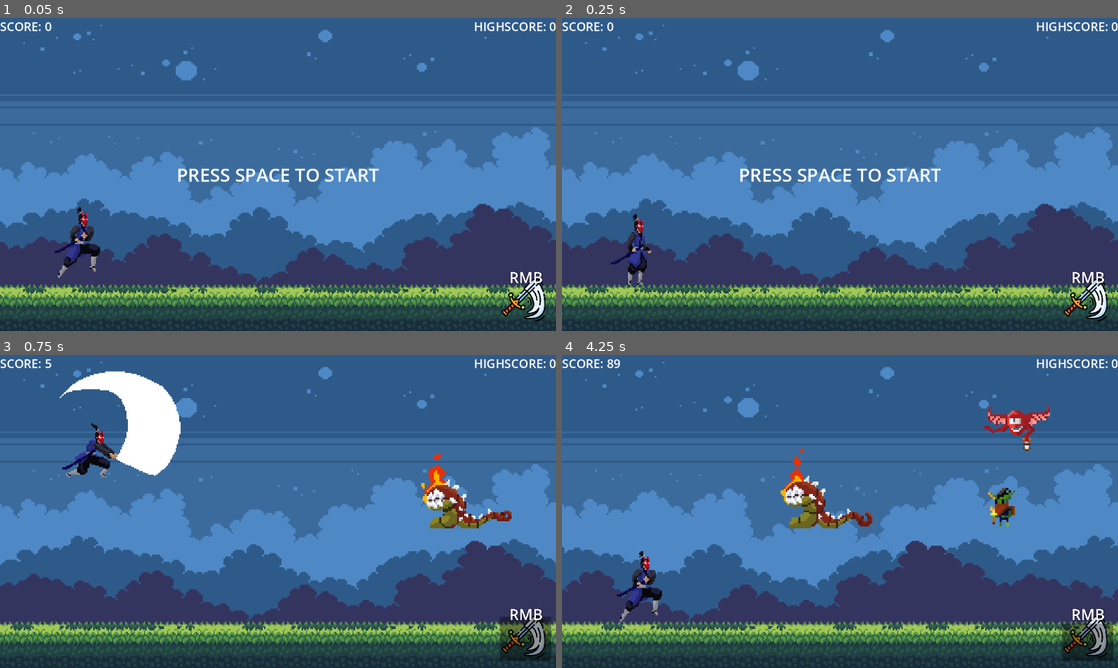
Above: before the commit, frames 1-4 (two rows, left to right).
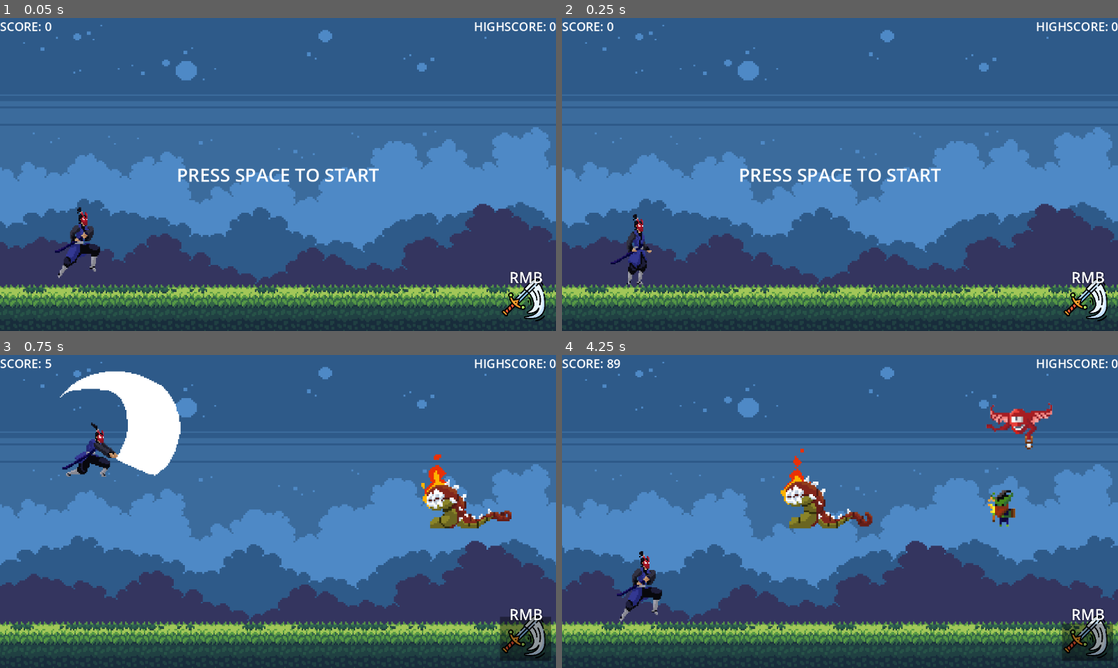
Above: after the commit, the same moments.

Repository: Raphaeldk4/godot-ninjarun
Game: Godot game, scene res://scenes/main.tscn
Two runs of this game, one before a commit and one after it. Both use one fixed random seed, a clock stepped at 60 frames per second and the inputs below.
Inputs (mouse positions are in pixels of both pictures, inside the frame that each line leads up to):
- Up to frame 1 (0.05 s): no input
- Up to frame 2 (0.25 s): no input
- Up to frame 3 (0.75 s): tap Space at 0.5 s; move the mouse to (400, 495) at 0.52 s; press the mouse at (400, 495) at 0.53 s
- Up to frame 4 (4.25 s): tap Enter (ui_accept) at 0.77, 1.52, 3.02, 3.77 s; move the mouse to (728, 527) at 1.27 s; release the mouse at (728, 527) at 1.28 s; click (728, 527) at 1.35 s; move the mouse to (895, 442) at 2.02 s; press the mouse at (895, 442) at 2.03 s; move the mouse to (812, 574) at 2.77 s; release the mouse at (812, 574) at 2.78 s; click (812, 574) at 2.85 s; move the mouse to (1006, 558) at 3.52 s; press the mouse at (1006, 558) at 3.53 s

Frame 1 is identical in both runs. In frame 2, less than 0.1% of the frame differs, in the area x 8-17%, y 62-86%; in frame 3, 0.2%; in frame 4, 1.0%, in the area x 9-89%, y 15-86%.

Commit message:
added death animation to eye and sound improvement

Diff:
--- a/scenes/eyeEnemie.tscn
+++ b/scenes/eyeEnemie.tscn
@@ -1,26 +1,100 @@
-[gd_scene load_steps=11 format=3 uid="uid://bgqgliq5mxrc2"]
-
-[ext_resource type="Texture2D" uid="uid://cu76ergblld4q" path="res://sprites/enemies/eye.png" id="1_5t5md"]
+[gd_scene load_steps=23 format=3 uid="uid://bgqgliq5mxrc2"]
+
 [ext_resource type="Script" path="res://scenes/eyeEnemie.gd" id="1_ytmxp"]
+[ext_resource type="Texture2D" uid="uid://btpsbsvnwg0iy" path="res://sprites/enemies/eye/eyeDeath.PNG" id="2_yihhp"]
+[ext_resource type="Texture2D" uid="uid://cu76ergblld4q" path="res://sprites/enemies/eye/eye.png" id="3_byhep"]
+
+[sub_resource type="AtlasTexture" id="AtlasTexture_4qwd0"]
+atlas = ExtResource("2_yihhp")
+region = Rect2(0, 0, 320, 320)
+
+[sub_resource type="AtlasTexture" id="AtlasTexture_nx22y"]
+atlas = ExtResource("2_yihhp")
+region = Rect2(320, 0, 320, 320)
+
+[sub_resource type="AtlasTexture" id="AtlasTexture_ru0mk"]
+atlas = ExtResource("2_yihhp")
+region = Rect2(640, 0, 320, 320)
+
+[sub_resource type="AtlasTexture" id="AtlasTexture_xweed"]
+atlas = ExtResource("2_yihhp")
+region = Rect2(960, 0, 320, 320)
+
+[sub_resource type="AtlasTexture" id="AtlasTexture_qu337"]
+atlas = ExtResource("3_byhep")
+region = Rect2(0, 0, 320, 320)
+
+[sub_resource type="AtlasTexture" id="AtlasTexture_bmahh"]
+atlas = ExtResource("3_byhep")
+region = Rect2(320, 0, 320, 320)
+
+[sub_resource type="AtlasTexture" id="AtlasTexture_g30x4"]
+atlas = ExtResource("3_byhep")
+region = Rect2(640, 0, 320, 320)
+
+[sub_resource type="AtlasTexture" id="AtlasTexture_vf2u2"]
+atlas = ExtResource("3_byhep")
+region = Rect2(960, 0, 320, 320)
 
 [sub_resource type="AtlasTexture" id="AtlasTexture_7qmv4"]
-atlas = ExtResource("1_5t5md")
+atlas = ExtResource("3_byhep")
 region = Rect2(0, 0, 320, 320)
 
 [sub_resource type="AtlasTexture" id="AtlasTexture_fw3rc"]
-atlas = ExtResource("1_5t5md")
+atlas = ExtResource("3_byhep")
 region = Rect2(320, 0, 320, 320)
 
 [sub_resource type="AtlasTexture" id="AtlasTexture_nnv5k"]
-atlas = ExtResource("1_5t5md")
+atlas = ExtResource("3_byhep")
 region = Rect2(640, 0, 320, 320)
 
 [sub_resource type="AtlasTexture" id="AtlasTexture_p15cs"]
-atlas = ExtResource("1_5t5md")
+atlas = ExtResource("3_byhep")
 region = Rect2(960, 0, 320, 320)
 
 [sub_resource type="SpriteFrames" id="SpriteFrames_yhhk7"]
 animations = [{
+"frames": [{
+"duration": 1.0,
+"texture": SubResource("AtlasTexture_4qwd0")
+}, {
+"duration": 1.0,
+"texture": SubResource("AtlasTexture_nx22y")
+}, {
+"duration": 1.0,
+"texture": SubResource("AtlasTexture_ru0mk")
+}, {
+"duration": 1.0,
+"texture": SubResource("AtlasTexture_xweed")
+}, {
+"duration": 1.0,
+"texture": SubResource("AtlasTexture_qu337")
+}, {
+"duration": 1.0,
+"texture": SubResource("AtlasTexture_bmahh")
+}, {
+"duration": 1.0,
+"texture": SubResource("AtlasTexture_g30x4")
+}, {
+"duration": 1.0,
+"texture": SubResource("AtlasTexture_vf2u2")
+}, {
+"duration": 1.0,
+"texture": SubResource("AtlasTexture_qu337")
+}, {
+"duration": 1.0,
+"texture": SubResource("AtlasTexture_bmahh")
+}, {
+"duration": 1.0,
+"texture": SubResource("AtlasTexture_g30x4")
+}, {
+"duration": 1.0,
+"texture": SubResource("AtlasTexture_vf2u2")
+}],
+"loop": true,
+"name": &"death",
+"speed": 5.0
+}, {
 "frames": [{
 "duration": 1.0,
 "texture": SubResource("AtlasTexture_7qmv4")
@@ -48,15 +122,75 @@
 [sub_resource type="RectangleShape2D" id="RectangleShape2D_80pqo"]
 size = Vector2(51, 52)
 
+[sub_resource type="Animation" id="Animation_17pkk"]
+resource_name = "death"
+length = 3.0
+tracks/0/type = "value"
+tracks/0/imported = false
+tracks/0/enabled = true
+tracks/0/path = NodePath("AnimatedSprite2D:position")
+tracks/0/interp = 1
+tracks/0/loop_wrap = true
+tracks/0/keys = {
+"times": PackedFloat32Array(0, 1),
+"transitions": PackedFloat32Array(1, 1),
+"update": 0,
+"values": [Vector2(73.405, -68.43), Vector2(-129, 422)]
+}
+tracks/1/type = "value"
+tracks/1/imported = false
+tracks/1/enabled = true
+tracks/1/path = NodePath("AnimatedSprite2D:rotation")
+tracks/1/interp = 1
+tracks/1/loop_wrap = true
+tracks/1/keys = {
+"times": PackedFloat32Array(0, 1),
+"transitions": PackedFloat32Array(1, 1),
+"update": 0,
+"values": [0.0, 17.4533]
+}
+
+[sub_resource type="Animation" id="Animation_k0acg"]
+length = 0.001
+tracks/0/type = "value"
+tracks/0/imported = false
+tracks/0/enabled = true
+tracks/0/path = NodePath("AnimatedSprite2D:rotation")
+tracks/0/interp = 1
+tracks/0/loop_wrap = true
+tracks/0/keys = {
+"times": PackedFloat32Array(0),
+"transitions": PackedFloat32Array(1),
+"update": 0,
+"values": [0.0]
+}
+tracks/1/type = "value"
+tracks/1/imported = false
+tracks/1/enabled = true
+tracks/1/path = NodePath("AnimatedSprite2D:position")
+tracks/1/interp = 1
+tracks/1/loop_wrap = true
+tracks/1/keys = {
+"times": PackedFloat32Array(0),
+"transitions": PackedFloat32Array(1),
+"update": 0,
+"values": [Vector2(73.405, -68.43)]
+}
+
+[sub_resource type="AnimationLibrary" id="AnimationLibrary_jklju"]
+_data = {
+"RESET": SubResource("Animation_k0acg"),
+"death": SubResource("Animation_17pkk")
+}
+
 [node name="eye" type="Area2D"]
 script = ExtResource("1_ytmxp")
 
 [node name="AnimatedSprite2D" type="AnimatedSprite2D" parent="."]
-position = Vector2(69, -65)
+position = Vector2(73.405, -68.43)
 sprite_frames = SubResource("SpriteFrames_yhhk7")
-animation = &"idle"
+animation = &"death"
 autoplay = "idle"
-frame_progress = 0.302754
 
 [node name="CollisionShape2D" type="CollisionShape2D" parent="."]
 position = Vector2(69, -65)
@@ -69,3 +203,8 @@
 [node name="CollisionShape2D3" type="CollisionShape2D" parent="."]
 position = Vector2(112.5, -66)
 shape = SubResource("RectangleShape2D_80pqo")
+
+[node name="AnimationPlayer" type="AnimationPlayer" parent="."]
+libraries = {
+"": SubResource("AnimationLibrary_jklju")
+}
--- a/scenes/goblinEnemie.tscn
+++ b/scenes/goblinEnemie.tscn
@@ -1,7 +1,8 @@
-[gd_scene load_steps=14 format=3 uid="uid://bes4b37au02vw"]
+[gd_scene load_steps=15 format=3 uid="uid://bes4b37au02vw"]
 
 [ext_resource type="Texture2D" uid="uid://bo6plwgns5v2o" path="res://sprites/enemies/goblin/death.png" id="1_0jqdv"]
 [ext_resource type="Texture2D" uid="uid://coqu0ms3tve5s" path="res://sprites/enemies/goblin/idle.png" id="2_pnu3m"]
+[ext_resource type="AudioStream" uid="uid://doaw0oldfapl2" path="res://sound/goblinDeath.mp3" id="3_ecd4j"]
 
 [sub_resource type="AtlasTexture" id="AtlasTexture_d6hyb"]
 atlas = ExtResource("1_0jqdv")
@@ -91,17 +92,20 @@
 [sub_resource type="RectangleShape2D" id="RectangleShape2D_8cemn"]
 size = Vector2(196, 280)
 
-[node name="Area2D" type="Area2D"]
+[node name="area2D" type="Area2D"]
 scale = Vector2(0.295, 0.295)
 
 [node name="AnimatedSprite2D" type="AnimatedSprite2D" parent="."]
 position = Vector2(98.7118, -219.932)
 sprite_frames = SubResource("SpriteFrames_rre5t")
-animation = &"death"
+animation = &"idle"
 autoplay = "idle"
-frame_progress = 0.302584
+frame_progress = 0.994521
 flip_h = true
 
 [node name="CollisionShape2D" type="CollisionShape2D" parent="."]
 position = Vector2(100.338, -143.509)
 shape = SubResource("RectangleShape2D_8cemn")
+
+[node name="deathAudio" type="AudioStreamPlayer2D" parent="."]
+stream = ExtResource("3_ecd4j")
--- a/scenes/main.gd
+++ b/scenes/main.gd
@@ -8,7 +8,7 @@
 var obstacles: Array
 var airEnemie: Array
 var eyeHeight := [200, 390]
-var dyingObstacle
+
 
 #variables
 #start pos
@@ -156,14 +156,16 @@
 	airEnemie.erase(enemie)
 
 func hitObsticle(body):
-	if body.name == "ninja" && $ninja.godMode == false:
+	if body.name == "ninja" && $ninja.isAttacking == false:
 		setHighScore()
 		gameOver()
 	if $ninja.isAttacking == true:
 		var obs = obstacles[0]
-		dyingObstacle = obs
+		obs.set_collision_layer_value ( 1, 0 )
+		obs.set_collision_mask_value( 1, 0 )
 		obs.get_node("AnimatedSprite2D").play("death")
-		$timers/Timer.start()
+
+
 
 func hitEnemie(body):
 	if body.name == "ninja" && $ninja.godMode == false:
@@ -171,8 +173,10 @@
 		gameOver()
 	if $ninja.isAttacking == true:
 		var enemie = airEnemie[0]
-		enemie.queue_free()
-		airEnemie.erase(enemie)
+		enemie.get_node("AnimatedSprite2D").play("death")
+		enemie.get_node("AnimationPlayer").play("death")
+		enemie.set_collision_layer_value ( 1, 0 )
+		enemie.set_collision_mask_value( 1, 0 )
 
 func show_score():
 	$hud.get_node("scoreLabel").text = "SCORE: " + str(score / scoreModifier)
--- a/scenes/main.tscn
+++ b/scenes/main.tscn
@@ -7,6 +7,7 @@
 [ext_resource type="PackedScene" uid="uid://ojkeyuuhsi4u" path="res://scenes/hud.tscn" id="5_mxmxb"]
 [ext_resource type="PackedScene" uid="uid://cb8p6han6avpk" path="res://scenes/gameOver.tscn" id="6_g4hdk"]
 [ext_resource type="AudioStream" uid="uid://blb0arfeia72d" path="res://sound/death.wav" id="7_ib32m"]
+[ext_resource type="AudioStream" uid="uid://1jplbjnkxsph" path="res://sound/background music.mp3" id="8_itf7f"]
 
 [node name="main" type="Node"]
 script = ExtResource("1_vri5b")
@@ -25,6 +26,14 @@
 stream = ExtResource("7_ib32m")
 volume_db = -6.723
 
+[node name="background" type="AudioStreamPlayer2D" parent="ninja"]
+process_mode = 3
+position = Vector2(-35.7006, -190.019)
+scale = Vector2(0.383877, 0.383877)
+stream = ExtResource("8_itf7f")
+volume_db = -14.776
+autoplay = true
+
 [node name="Camera2D" type="Camera2D" parent="."]
 position = Vector2(576, 324)
 scale = Vector2(2, 2)
--- a/scenes/ninja.tscn
+++ b/scenes/ninja.tscn
@@ -173,13 +173,11 @@
 [node name="AnimatedSprite2D" type="AnimatedSprite2D" parent="."]
 texture_filter = 1
 sprite_frames = SubResource("SpriteFrames_fhqao")
-animation = &"attack"
+animation = &"run"
 autoplay = "idle"
-frame = 2
-frame_progress = 0.299792
 
 [node name="runCollision" type="CollisionShape2D" parent="."]
-position = Vector2(-4.3125, 3.25)
+position = Vector2(8.82917, 3.45489)
 shape = SubResource("RectangleShape2D_q5qwg")
 
 [node name="duckCollision" type="CollisionShape2D" parent="."]
@@ -220,7 +218,7 @@
 wait_time = 0.7
 
 [node name="walkAudio" type="Timer" parent="Node"]
-wait_time = 0.34
+wait_time = 0.35
 
 [connection signal="timeout" from="Node/isAttacking" to="." method="_on_is_attacking_timeout"]
 [connection signal="timeout" from="Node/attackCooldown" to="." method="_on_attack_cooldown_timeout"]
--- a/scenes/wormEnemie.tscn
+++ b/scenes/wormEnemie.tscn
@@ -1,74 +1,74 @@
 [gd_scene load_steps=23 format=3 uid="uid://bxihxd86dbmtj"]
 
-[ext_resource type="Texture2D" uid="uid://3b6ug55xqrkq" path="res://sprites/enemies/IMG_4009.PNG" id="1_iqgbm"]
-[ext_resource type="Texture2D" uid="uid://pbnjtcuhgnk3" path="res://sprites/enemies/Idle.png" id="1_v3kih"]
+[ext_resource type="Texture2D" uid="uid://3b6ug55xqrkq" path="res://sprites/enemies/worm/IMG_4009.PNG" id="1_v0bfq"]
+[ext_resource type="Texture2D" uid="uid://pbnjtcuhgnk3" path="res://sprites/enemies/worm/Idle.png" id="2_5gsf0"]
 
 [sub_resource type="AtlasTexture" id="AtlasTexture_0efn6"]
-atlas = ExtResource("1_iqgbm")
+atlas = ExtResource("1_v0bfq")
 region = Rect2(0, 0, 90, 90)
 
 [sub_resource type="AtlasTexture" id="AtlasTexture_vlof2"]
-atlas = ExtResource("1_iqgbm")
+atlas = ExtResource("1_v0bfq")
 region = Rect2(90, 0, 90, 90)
 
 [sub_resource type="AtlasTexture" id="AtlasTexture_jbib2"]
-atlas = ExtResource("1_iqgbm")
+atlas = ExtResource("1_v0bfq")
 region = Rect2(180, 0, 90, 90)
 
 [sub_resource type="AtlasTexture" id="AtlasTexture_npgwn"]
-atlas = ExtResource("1_iqgbm")
+atlas = ExtResource("1_v0bfq")
 region = Rect2(270, 0, 90, 90)
 
 [sub_resource type="AtlasTexture" id="AtlasTexture_ouslj"]
-atlas = ExtResource("1_iqgbm")
+atlas = ExtResource("1_v0bfq")
 region = Rect2(360, 0, 90, 90)
 
 [sub_resource type="AtlasTexture" id="AtlasTexture_d1ya6"]
-atlas = ExtResource("1_iqgbm")
+atlas = ExtResource("1_v0bfq")
 region = Rect2(450, 0, 90, 90)
 
 [sub_resource type="AtlasTexture" id="AtlasTexture_nqvpq"]
-atlas = ExtResource("1_iqgbm")
+atlas = ExtResource("1_v0bfq")
 region = Rect2(540, 0, 90, 90)
 
 [sub_resource type="AtlasTexture" id="AtlasTexture_byo35"]
-atlas = ExtResource("1_iqgbm")
+atlas = ExtResource("1_v0bfq")
 region = Rect2(630, 0, 90, 90)
 
 [sub_resource type="AtlasTexture" id="AtlasTexture_nahan"]
-atlas = ExtResource("1_v3kih")
+atlas = ExtResource("2_5gsf0")
 region = Rect2(0, 0, 90, 90)
 
 [sub_resource type="AtlasTexture" id="AtlasTexture_4w0hi"]
-atlas = ExtResource("1_v3kih")
+atlas = ExtResource("2_5gsf0")
 region = Rect2(90, 0, 90, 90)
 
 [sub_resource type="AtlasTexture" id="AtlasTexture_1ifhq"]
-atlas = ExtResource("1_v3kih")
+atlas = ExtResource("2_5gsf0")
 region = Rect2(180, 0, 90, 90)
 
 [sub_resource type="AtlasTexture" id="AtlasTexture_j830u"]
-atlas = ExtResource("1_v3kih")
+atlas = ExtResource("2_5gsf0")
 region = Rect2(270, 0, 90, 90)
 
 [sub_resource type="AtlasTexture" id="AtlasTexture_7ff1j"]
-atlas = ExtResource("1_v3kih")
+atlas = ExtResource("2_5gsf0")
 region = Rect2(360, 0, 90, 90)
 
 [sub_resource type="AtlasTexture" id="AtlasTexture_7rf66"]
-atlas = ExtResource("1_v3kih")
+atlas = ExtResource("2_5gsf0")
 region = Rect2(450, 0, 90, 90)
 
 [sub_resource type="AtlasTexture" id="AtlasTexture_inqxj"]
-atlas = ExtResource("1_v3kih")
+atlas = ExtResource("2_5gsf0")
 region = Rect2(540, 0, 90, 90)
 
 [sub_resource type="AtlasTexture" id="AtlasTexture_fm758"]
-atlas = ExtResource("1_v3kih")
+atlas = ExtResource("2_5gsf0")
 region = Rect2(630, 0, 90, 90)
 
 [sub_resource type="AtlasTexture" id="AtlasTexture_a5gww"]
-atlas = ExtResource("1_v3kih")
+atlas = ExtResource("2_5gsf0")
 region = Rect2(720, 0, 90, 90)
 
 [sub_resource type="SpriteFrames" id="SpriteFrames_j4bmf"]
@@ -144,7 +144,7 @@
 [sub_resource type="RectangleShape2D" id="RectangleShape2D_fpqgg"]
 size = Vector2(30.9825, 11)
 
-[node name="worm" type="Area2D"]
+[node name="area2D" type="Area2D"]
 scale = Vector2(3.74, 3.74)
 
 [node name="AnimatedSprite2D" type="AnimatedSprite2D" parent="."]
@@ -153,7 +153,7 @@
 sprite_frames = SubResource("SpriteFrames_j4bmf")
 animation = &"death"
 autoplay = "idle"
-frame_progress = 0.628729
+frame_progress = 0.393769
 flip_h = true
 
 [node name="CollisionShape2D" type="CollisionShape2D" parent="."]
Not shown: 1 places in scenes/main.tscn that only renumber resources
Not shown: 2 places in scenes/ninja.tscn that only renumber resources
Not shown, added: sound/background music.mp3.import
Not shown, added: sound/goblinDeath.mp3.import
Not shown, removed: sprites/enemies/Death.png.import
Not shown, removed: sprites/enemies/IMG_4009.PNG.import
Not shown, removed: sprites/enemies/Idle.png.import
Not shown, removed: sprites/enemies/eye.png.import
Renamed: sprites/enemies/eye.png -> sprites/enemies/eye/eye.png
Not shown, added: sprites/enemies/eye/eye.png.import
Binary file added: sprites/enemies/eye/eyeDeath.PNG
Not shown, added: sprites/enemies/eye/eyeDeath.PNG.import
(and 8 more such lines)
